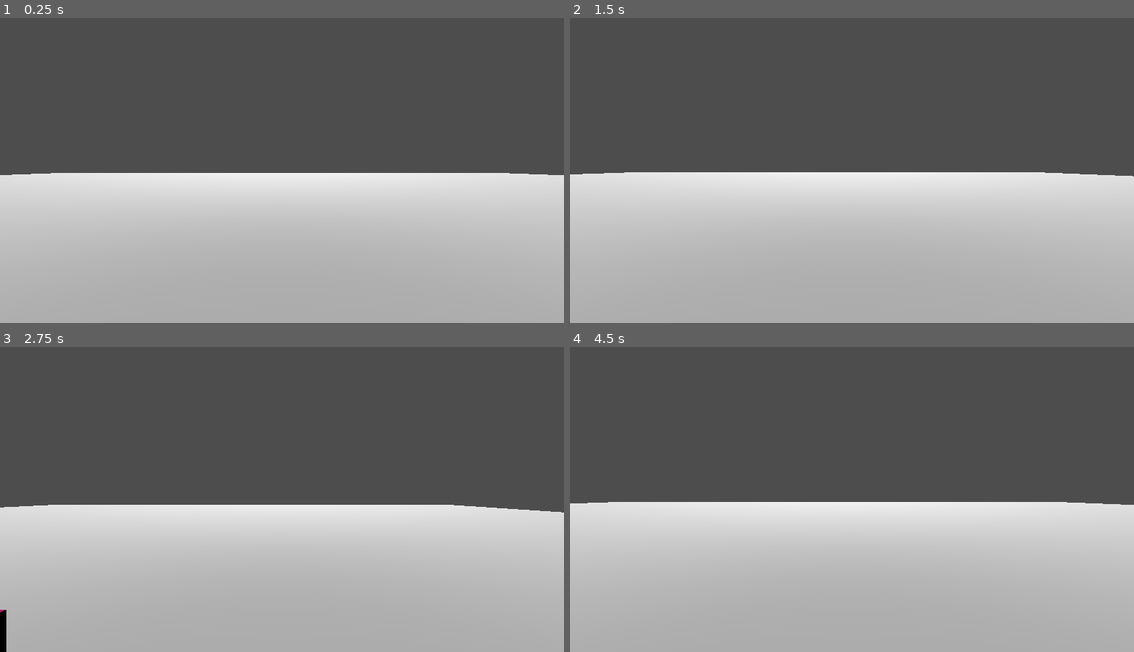
Above: before the commit, frames 1-4 (two rows, left to right).
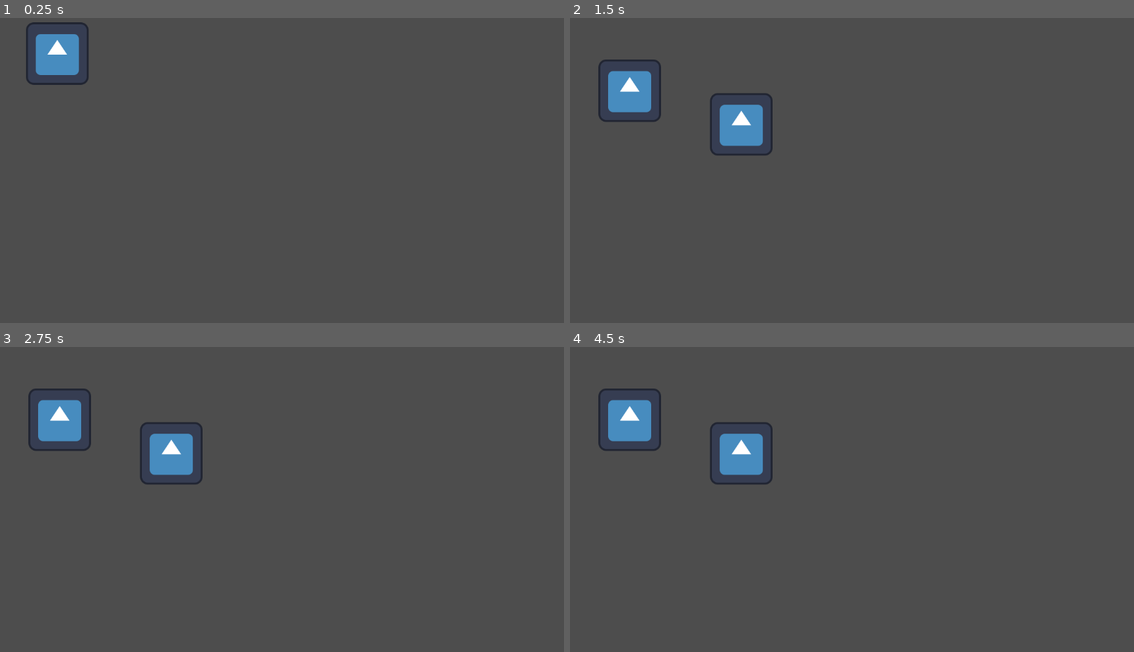
Above: after the commit, the same moments.

Repository: Dukantic/Utilities_Godot
Game: Godot game, scene res://scene/start.tscn
Same seed, same stepped clock (60 frames per second), same inputs: the game is played once before the commit and once after it. Before the commit the project starts from res://scene/scene_manager/scene_manager.tscn. The engine's default icon, where the game draws it, is replaced by a stand-in: a white triangle on a blue panel in a dark square.
Inputs:
- Up to frame 1 (0.25 s): no input
- Up to frame 2 (1.5 s): tap Enter (enter) at 0.5, 0.6, 1.35 s; hold Right (ui_right) 0.53-1.28 s; hold Down (ui_down) from 1.28 s (still down)
- Up to frame 3 (2.75 s): release Down (ui_down) at 2.03 s; hold Right (ui_right) from 2.03 s (still down); tap Enter (enter) at 2.1 s
- Up to frame 4 (4.5 s): release Right (ui_right) at 2.78 s; hold Up (ui_up) 2.78-3.53 s; tap Enter (enter) at 2.85, 3.6, 4.35 s; tap Space at 3.5 s; hold Left (ui_left) from 3.53 s (still down)

The runs differ from the first frame. In frame 1, 50% of the frame differs, in the area x 0-100%, y 1-100%; in frame 2, 52%, in the area x 0-100%, y 13-100%; in frame 3, 51%; in frame 4, 52%.

Commit message:
better scene_manager (singletron)

Diff:
--- a/player.gd
+++ b/player.gd
@@ -1,12 +1,12 @@
 extends Node2D
 
-var scene_manager = null
+
 @export var scene:PackedScene = null
 # Called when the node enters the scene tree for the first time.
 func _ready() -> void:
-	scene_manager = get_tree().root.get_node("scene_manager")
+	pass
 
 # Called every frame. 'delta' is the elapsed time since the previous frame.
-func _process(delta: float) -> void:
+func _process(_delta: float) -> void:
 	if Input.is_action_just_pressed("enter"):
-		scene_manager.emit_signal("change_scene_signal", scene)
+		SceneManager.emit_signal("change_scene_signal", scene)
--- a/project.godot
+++ b/project.godot
@@ -11,9 +11,13 @@
 [application]
 
 config/name="Utilities Godot"
-run/main_scene="res://scene/scene_manager/scene_manager.tscn"
+run/main_scene="res://scene/start.tscn"
 config/features=PackedStringArray("4.3", "Forward Plus")
 config/icon="res://icon.svg"
+
+[autoload]
+
+SceneManager="*res://scene/scene_manager/scene_manager.gd"
 
 [input]
 
--- a/scene/scene_manager/scene_manager.gd
+++ b/scene/scene_manager/scene_manager.gd
@@ -1,6 +1,6 @@
 extends Node
 
-@export var first_scene :PackedScene = null
+var first_scene :PackedScene = load("res://scene/test/scene_1.tscn")
 
 signal change_scene_signal(new_scene: PackedScene)
 
--- a/scene/scene_manager/scene_manager.tscn
+++ /dev/null
@@ -1,8 +0,0 @@
-[gd_scene load_steps=3 format=3 uid="uid://uo5bppg214ci"]
-
-[ext_resource type="Script" path="res://scene/scene_manager/scene_manager.gd" id="1_qulgr"]
-[ext_resource type="PackedScene" uid="uid://0qt2r04occ3k" path="res://scene/test/3d_test.tscn" id="2_elo70"]
-
-[node name="scene_manager" type="Node"]
-script = ExtResource("1_qulgr")
-first_scene = ExtResource("2_elo70")
--- /dev/null
+++ b/scene/start.tscn
@@ -0,0 +1,3 @@
+[gd_scene format=3 uid="uid://cqq6wmr0uygf4"]
+
+[node name="start" type="Node"]
--- a/scene/test/3d_test.tscn
+++ /dev/null
@@ -1,45 +0,0 @@
-[gd_scene load_steps=6 format=3 uid="uid://0qt2r04occ3k"]
-
-[ext_resource type="PackedScene" uid="uid://ca0xaviho5dwk" path="res://scene/test/cube.tscn" id="1_8i0qe"]
-[ext_resource type="PackedScene" uid="uid://be0dd1aw1gffk" path="res://scene/test/player_3d.tscn" id="2_uap7l"]
-
-[sub_resource type="StandardMaterial3D" id="StandardMaterial3D_6kulw"]
-
-[sub_resource type="PlaneMesh" id="PlaneMesh_vpveg"]
-size = Vector2(100, 100)
-
-[sub_resource type="ConvexPolygonShape3D" id="ConvexPolygonShape3D_8hvb0"]
-points = PackedVector3Array(9.29524, 0.145238, 7.86798, -9.29524, -0.145238, -7.81774, -9.29524, 0.145238, -7.81774, 9.29524, -0.145238, -7.81774, -9.29524, -0.145238, 7.86798, -9.29524, 0.145238, 7.86798, 9.29524, 0.145238, -7.81774, 9.29524, -0.145238, 7.86798)
-
-[node name="3D_test" type="Node3D"]
-
-[node name="ground" type="MeshInstance3D" parent="."]
-material_override = SubResource("StandardMaterial3D_6kulw")
-mesh = SubResource("PlaneMesh_vpveg")
-
-[node name="StaticBody3D" type="StaticBody3D" parent="ground"]
-
-[node name="CollisionShape3D" type="CollisionShape3D" parent="ground/StaticBody3D"]
-shape = SubResource("ConvexPolygonShape3D_8hvb0")
-
-[node name="cube" parent="." instance=ExtResource("1_8i0qe")]
-transform = Transform3D(1, 0, 0, 0, 1, 0, 0, 0, 1, 0.291693, 0.544092, 3.38287)
-
-[node name="cube2" parent="." instance=ExtResource("1_8i0qe")]
-transform = Transform3D(1, 0, 0, 0, 1, 0, 0, 0, 1, 2.62788, 0.543685, 1.8974)
-
-[node name="cube3" parent="." instance=ExtResource("1_8i0qe")]
-transform = Transform3D(1, 0, 0, 0, 1, 0, 0, 0, 1, -1.77033, 0.594332, 1.93809)
-
-[node name="cube4" parent="." instance=ExtResource("1_8i0qe")]
-transform = Transform3D(1, 0, 0, 0, 1, 0, 0, 0, 1, 2.94898, 0.51931, -0.106856)
-
-[node name="OmniLight3D" type="OmniLight3D" parent="."]
-transform = Transform3D(1, 0, 0, 0, 1, 0, 0, 0, 1, 0, 0, 1.68993)
-omni_range = 3.642
-
-[node name="player3d" parent="." instance=ExtResource("2_uap7l")]
-transform = Transform3D(1, 0, 0, 0, 1, 0, 0, 0, 1, 0.385505, 1.08715, -1.21875)
-
-[node name="DirectionalLight3D" type="DirectionalLight3D" parent="."]
-transform = Transform3D(1, 0, 0, 0, 0.942233, 0.334958, 0, -0.334958, 0.942233, 0, 2.5929, 9.74402)
--- a/scene/test/cube.tscn
+++ /dev/null
@@ -1,18 +0,0 @@
-[gd_scene load_steps=4 format=3 uid="uid://ca0xaviho5dwk"]
-
-[sub_resource type="StandardMaterial3D" id="StandardMaterial3D_3rjni"]
-albedo_color = Color(1, 0, 0.592157, 1)
-
-[sub_resource type="BoxMesh" id="BoxMesh_rgasr"]
-
-[sub_resource type="ConvexPolygonShape3D" id="ConvexPolygonShape3D_v3dxq"]
-points = PackedVector3Array(-0.25, -0.25, -0.25, 0.25, 0.25, 0.25, 0.25, -0.25, 0.25, 0.25, 0.25, -0.25, -0.25, 0.25, 0.25, 0.25, -0.25, -0.25, -0.25, -0.25, 0.25, -0.25, 0.25, -0.25)
-
-[node name="cube" type="MeshInstance3D"]
-material_override = SubResource("StandardMaterial3D_3rjni")
-mesh = SubResource("BoxMesh_rgasr")
-
-[node name="StaticBody3D" type="StaticBody3D" parent="."]
-
-[node name="CollisionShape3D" type="CollisionShape3D" parent="StaticBody3D"]
-shape = SubResource("ConvexPolygonShape3D_v3dxq")
--- a/scene/test/player_3d.gd
+++ /dev/null
@@ -1,28 +0,0 @@
-extends CharacterBody3D
-
-
-const SPEED = 5.0
-const JUMP_VELOCITY = 4.5
-
-
-func _physics_process(delta: float) -> void:
-	# Add the gravity.
-	if not is_on_floor():
-		velocity += get_gravity() * delta
-
-	# Handle jump.
-	if Input.is_action_just_pressed("ui_accept") and is_on_floor():
-		velocity.y = JUMP_VELOCITY
-
-	# Get the input direction and handle the movement/deceleration.
-	# As good practice, you should replace UI actions with custom gameplay actions.
-	var input_dir := Input.get_vector("ui_left", "ui_right", "ui_up", "ui_down")
-	var direction := (transform.basis * Vector3(input_dir.x, 0, input_dir.y)).normalized()
-	if direction:
-		velocity.x = direction.x * SPEED
-		velocity.z = direction.z * SPEED
-	else:
-		velocity.x = move_toward(velocity.x, 0, SPEED)
-		velocity.z = move_toward(velocity.z, 0, SPEED)
-
-	move_and_slide()
--- a/scene/test/player_3d.tscn
+++ /dev/null
@@ -1,24 +0,0 @@
-[gd_scene load_steps=5 format=3 uid="uid://be0dd1aw1gffk"]
-
-[ext_resource type="Script" path="res://scene/test/player_3d.gd" id="1_77241"]
-
-[sub_resource type="Environment" id="Environment_rtccl"]
-background_mode = 2
-ambient_light_source = 3
-
-[sub_resource type="CapsuleShape3D" id="CapsuleShape3D_leka1"]
-
-[sub_resource type="CapsuleMesh" id="CapsuleMesh_amy36"]
-
-[node name="player3d" type="CharacterBody3D"]
-script = ExtResource("1_77241")
-
-[node name="Camera3D" type="Camera3D" parent="."]
-transform = Transform3D(1, 0, 0, 0, 1, 0, 0, 0, 1, 0, 0.7, 0)
-environment = SubResource("Environment_rtccl")
-
-[node name="CollisionShape3D" type="CollisionShape3D" parent="."]
-shape = SubResource("CapsuleShape3D_leka1")
-
-[node name="MeshInstance3D" type="MeshInstance3D" parent="."]
-mesh = SubResource("CapsuleMesh_amy36")
